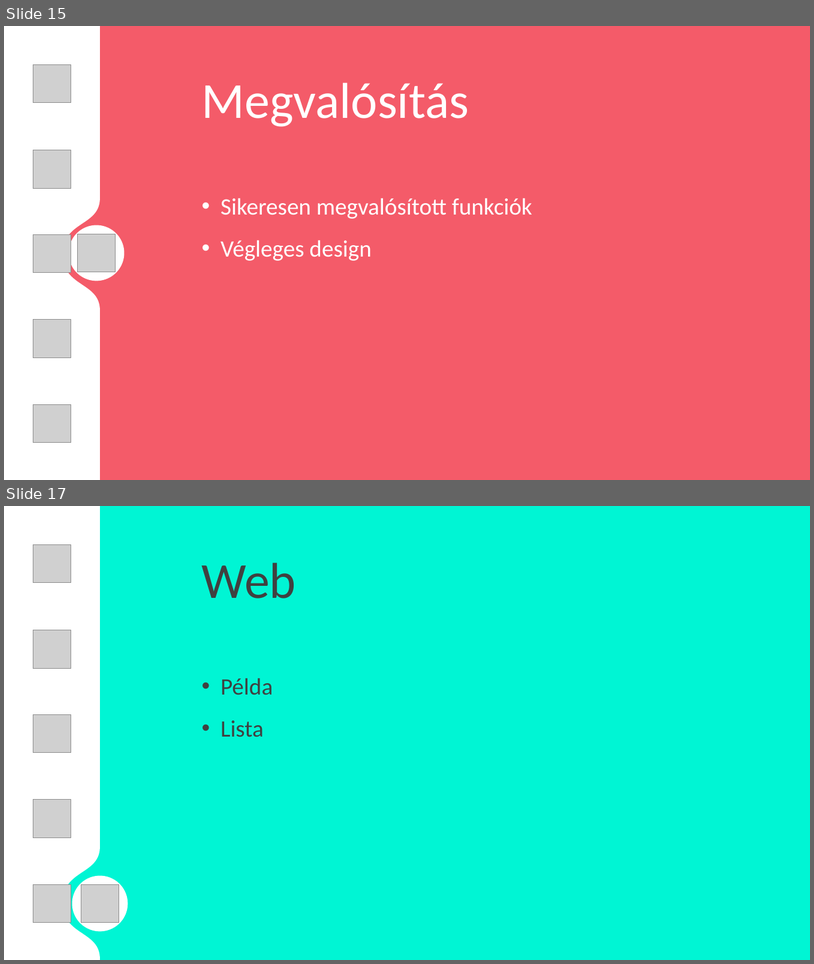
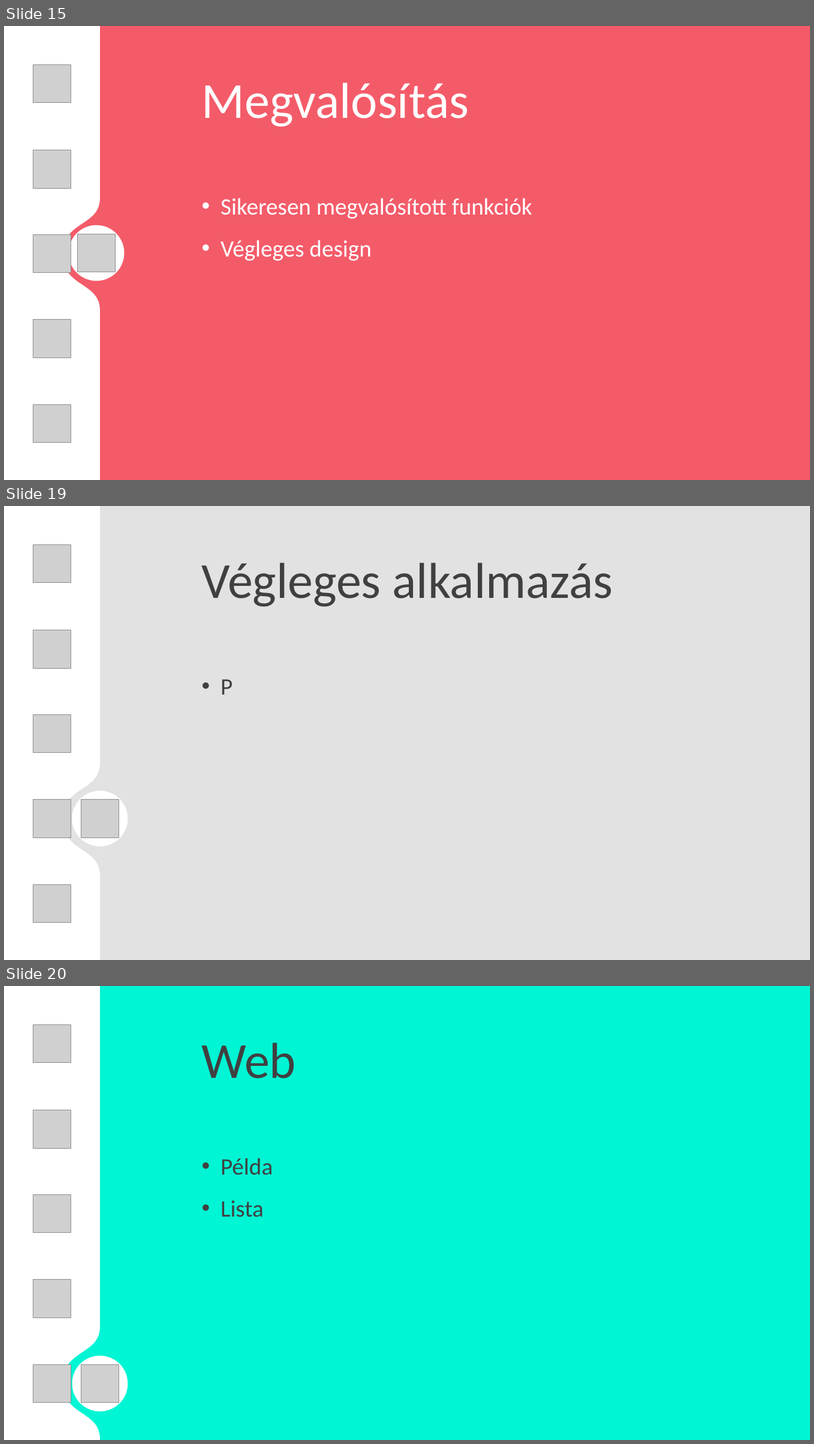
Before and after one commit to egri-richard/TurboNote, a slide deck: TNote_presentation.pptx. Shown one above the other, each under a label of ours: slides 15 and 17 before the commit, slides 15, 19 and 20 after it; the slides between them are not shown. The pictures are 814x964 and 814x1444 pixels, drawn with LibreOffice and Linux fonts; fonts in the diff are those of the drawing; grey boxes stand for pictures; background and template pictures are left out. Boxes give left, top, right and bottom in pixels: in the first picture for what was removed or moved away, otherwise in the second. Text is boxed around its words. In the diff, an @@ line names an element or a change of style, - is before the commit and + after.

```diff
--- a/TNote_presentation.pptx
+++ b/TNote_presentation.pptx
@@ slide 19 added at (4,506,810,960), background #E2E2E2 @@
@@ freeform shape added at (4,506,99,960), fill #FFFFFF @@
@@ picture added at (33,545,71,583) @@
@@ text added at (202,562,614,607), 60 pt, text #404040 @@
+Végleges alkalmazás
@@ picture added at (33,630,71,668) @@
@@ text added at (221,679,233,694), 28 pt, text #404040 @@
+• P
@@ ellipse added at (4,705,5,760), fill #FFFFFF @@
@@ picture added at (33,714,71,752) @@
@@ ellipse added at (72,790,128,846), fill #FFFFFF @@
@@ picture added at (33,799,71,838) @@
@@ picture added at (81,799,119,838) @@
@@ picture added at (33,884,71,922) @@
@@ what was slide 17 is now slide 20 @@
```
Also in this commit, not shown: 1 slide changed, 2 other slides added.
